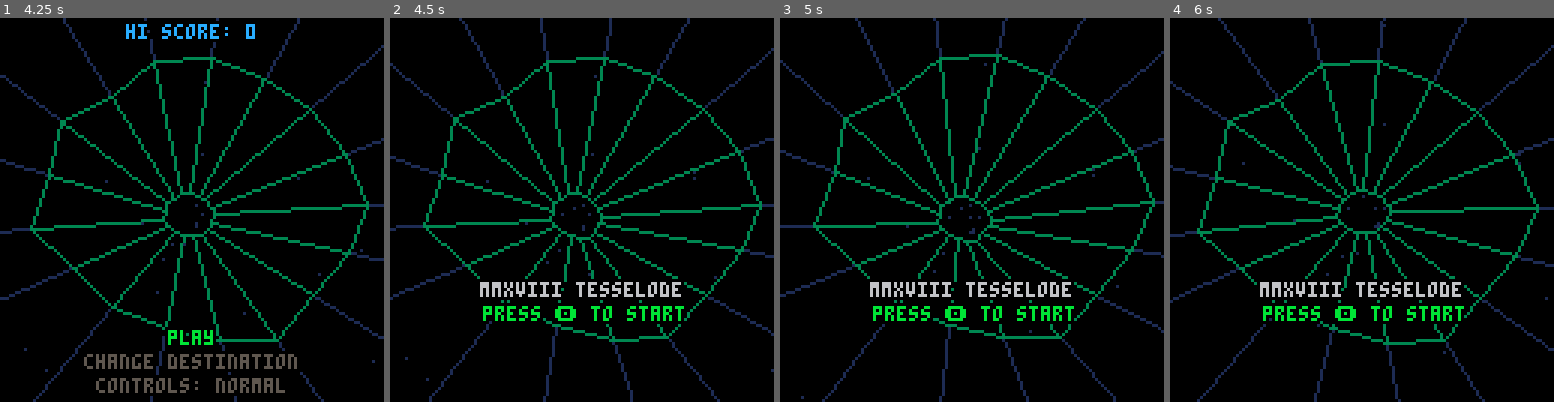
Above: before the commit, frames 1-4 (left to right).
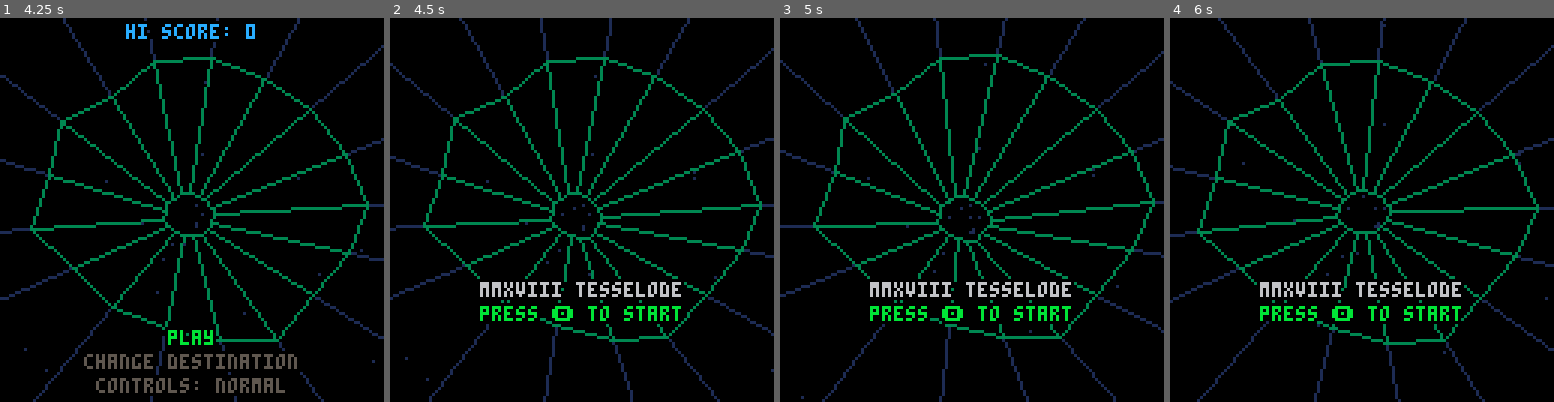
Above: after the commit, the same moments.

Repository: tesselode/web-pilot
Game: PICO-8 cartridge code.p8
The game is run twice, just before and just after one commit, with the same random seed, the same clock (stepped at 60 frames per second) and the same inputs.
Inputs:
- Up to frame 1 (4.25 s): tap O (Z key) at 0.33, 1.07, 2.22, 3.72 s; tap Down at 0.7 s; tap X (X key) at 1.43, 2.07, 2.82, 3.57 s; hold Up 1.97-2.63 s; hold Right 2.68-3.02 s; hold Down 3.07-3.73 s; hold Left 3.78-4.12 s; hold Up from 4.17 s (still down)
- Up to frame 2 (4.5 s): keep holding Up; tap X (X key) at 4.32 s
- Up to frame 3 (5 s): release Up at 4.5 s; hold Left from 4.55 s (still down)
- Up to frame 4 (6 s): release Left at 5.05 s; tap X (X key) at 5.07, 5.82 s; hold Right 5.1-5.93 s; tap O (Z key) at 5.22 s; hold Up from 5.98 s (still down)

Frame 1 is identical in both runs. In frame 2, 1.0% of the frame differs, in the area x 23-77%, y 75-80%; in frame 3, 1.0%; in frame 4, 1.0%.

Commit message:
consolidate print functions
7568 -> 7487 tokens

Diff:
--- a/code.p8
+++ b/code.p8
@@ -3,54 +3,35 @@
 __lua__
 -- utilities
 
-glyphs = "…∧░➡️⧗▤⬆️☉🅾️◆█★⬇️✽●♥웃⌂⬅️▥❎🐱ˇ▒♪😐"
+glyphs = '⬆️⬇️⬅️➡️🅾️❎'
 
 function get_text_width(text)
 	local width = 0
 	for i = 1, #text do
-		local char = sub(text, i, i)
 		local is_glyph = false
 		for j = 1, #glyphs do
-			if char == sub(glyphs, j, j) then
+			if sub(text, i, i) == sub(glyphs, j, j) then
 				is_glyph = true
+				break
 			end
 		end
-		width += (is_glyph and 6 or 4)
+		width += (is_glyph and 8 or 4)
 	end
 	return width
 end
 
-function printo(text, x, y, col, outline_col)
-	outline_col = outline_col or 0
-	print(text, x - 1, y - 1, outline_col)
-	print(text, x, y - 1, outline_col)
-	print(text, x + 1, y - 1, outline_col)
-	print(text, x + 1, y, outline_col)
-	print(text, x + 1, y + 1, outline_col)
-	print(text, x, y + 1, outline_col)
-	print(text, x - 1, y + 1, outline_col)
-	print(text, x - 1, y, outline_col)
-	print(text, x, y, col)
-end
-
-function printc(text, x, y, col)
-	x -= get_text_width(text) / 2
-	print(text, x, y, col)
-end
-
-function printoc(text, x, y, col, outline_col)
-	x -= get_text_width(text) / 2
-	printo(text, x, y, col, outline_col)
-end
-
-function printr(text, x, y, col)
-	x -= get_text_width(text)
-	print(text, x, y, col)
-end
-
-function printor(text, x, y, col, outline_col)
-	x -= get_text_width(text)
-	printo(text, x, y, col, outline_col)
+function printf(text, x, y, align, color, outline_color)
+	x -= get_text_width(text) * align
+	if outline_color then
+		for xx = x - 1, x + 1 do
+			for yy = y - 1, y + 1 do
+				if not (xx == 0 and yy == 0) then
+					print(text, xx, yy, outline_color)
+				end
+			end
+		end
+	end
+	print(text, x, y, color)
 end
 
 function wrap(x, limit)
@@ -952,7 +933,7 @@
 
 function class.score_popup:draw()
 	local color = self.life / 15 % 1 < .5 and self.color or 7
-	printc(self.text, self.x, self.y, color)
+	printf(self.text, self.x, self.y, .5, color)
 end
 
 -->8
@@ -1348,7 +1329,7 @@
 		spr(sprite, 120, 120)
 		if self.player.caught and not self.doomed then
 			local color = (uptime / 30) % 1 > .5 and 7 or 9
-			printor("press ❎ to use ", 120, 121, color)
+			printf("press ❎ to use ", 120, 121, 1, color, 0)
 		end
 	end
 end
@@ -1357,20 +1338,20 @@
 	local sprite = self.powerup_streak > 0 and 20 or 19
 	local color = self.powerup_streak > 0 and 12 or 13
 	spr(sprite, 0, 120 + self.powerup_streak_display_oy)
-	printo(self.powerup_streak .. 'x', 10, 121 + self.powerup_streak_display_oy, color)
+	printf(self.powerup_streak .. 'x', 10, 121 + self.powerup_streak_display_oy, 0, color, 0)
 end
 
 function state.gameplay:draw_message()
 	if self.message_timer > 0 then
 		local color = (uptime / 30) % 1 > .5 and 7 or self.message_color
-		printoc(self.message, 64, self.message_y, color)
+		printf(self.message, 64, self.message_y, .5, color, 0)
 	end
 end
 
 function state.gameplay:draw_score()
 	local y = 2 + 2 * (self.score - self.rolling_score)
 	if y > 6 then y = 6 end
-	printoc(to_padded_score(self.rolling_score), 64, y, 11)
+	printf(to_padded_score(self.rolling_score), 64, y, .5, 11, 0)
 end
 
 function state.gameplay:draw()
@@ -1500,29 +1481,29 @@
 
 	if self.state == 0 and self.title_z == 1 then
 		if (self.title_uptime / 1250) % 1 < 1/3 then
-			printoc('mmxviii tesselode', 64, 88, 6, 0)
-			printoc('press 🅾️ to start', 64, 96, 11, 0)
+			printf('mmxviii tesselode', 64, 88, .5, 6, 0)
+			printf('press 🅾️ to start', 64, 96, .5, 11, 0)
 		elseif (self.title_uptime / 1250) % 1 < 2/3 then
-			printoc('a remix of the tempest games', 64, 88, 6, 0)
-			printoc('by dave theurer and jeff minter', 64, 96, 6, 0)
+			printf('a remix of the tempest games', 64, 88, .5, 6, 0)
+			printf('by dave theurer and jeff minter', 64, 96, .5, 6, 0)
 		else
-			printoc('⬅️➡️ move', 64, 88, 6, 0)
-			printoc('🅾️ shoot    ❎ jump / zap', 64, 96, 6, 0)
+			printf('⬅️➡️ move', 64, 88, .5, 6, 0)
+			printf('🅾️ shoot    ❎ jump / zap', 64, 96, .5, 6, 0)
 		end
 	end
 	if self.state == 1 then
 		local color = self.option_selected == 1 and 11 or 5
-		printoc('play', 64, 104, color, 0)
+		printf('play', 64, 104, .5, color, 0)
 		color = self.option_selected == 2 and 11 or 5
-		printoc('change destination', 64, 112, color, 0)
+		printf('change destination', 64, 112, .5, color, 0)
 		color = self.option_selected == 3 and 11 or 5
 		if dget(save_data_id.control_direction) == 0 then
-			printoc('controls: normal', 64, 120, color, 0)
+			printf('controls: normal', 64, 120, .5, color, 0)
 		end
 		if dget(save_data_id.control_direction) == 1 then
-			printoc('controls: inverted', 64, 120, color, 0)
-		end
-		printoc('hi score: ' .. to_padded_score(dget(save_data_id.high_score)), 64, 2, 12, 0)
+			printf('controls: inverted', 64, 120, .5, color, 0)
+		end
+		printf('hi score: ' .. to_padded_score(dget(save_data_id.high_score)), 64, 2, .5, 12, 0)
 	end
 
 end
@@ -1586,20 +1567,20 @@
 end
 
 function state.results:draw()
-	printc('your score:', 64, 49, 1)
-	printc('your score:', 64, 48, 12)
-	printc(to_padded_score(self.rolling_score), 64, 57, 5)
-	printc(to_padded_score(self.rolling_score), 64, 56, 7)
+	printf('your score:', 64, 49, .5, 1)
+	printf('your score:', 64, 48, .5, 12)
+	printf(to_padded_score(self.rolling_score), 64, 57, .5, 5)
+	printf(to_padded_score(self.rolling_score), 64, 56, .5, 7)
 	if self.high_score and self.menu_timer == 0 then
 		local y = 72 + 2.99 * sin(uptime / 100)
-		printc('new high score!', 64, y + 1, 2)
-		printc('new high score!', 64, y, 14)
+		printf('new high score!', 64, y + 1, .5, 2)
+		printf('new high score!', 64, y, .5, 14)
 	end
 	if self.menu_timer == 0 then
-		printc('🅾️ retry same web', 64, 97, 5)
-		printc('🅾️ retry same web', 64, 96, 7)
-		printc('❎ back to menu', 64, 105, 5)
-		printc('❎ back to menu', 64, 104, 7)
+		printf('🅾️ retry same web', 64, 97, .5, 5)
+		printf('🅾️ retry same web', 64, 96, .5, 7)
+		printf('❎ back to menu', 64, 105, .5, 5)
+		printf('❎ back to menu', 64, 104, .5, 7)
 	end
 end
 
--- a/web pilot.p8
+++ b/web pilot.p8
@@ -1,5 +1,5 @@
 pico-8 cartridge // http://www.pico-8.com
-version 16
+version 18
 __lua__
 -- web pilot
 -- tesselode
